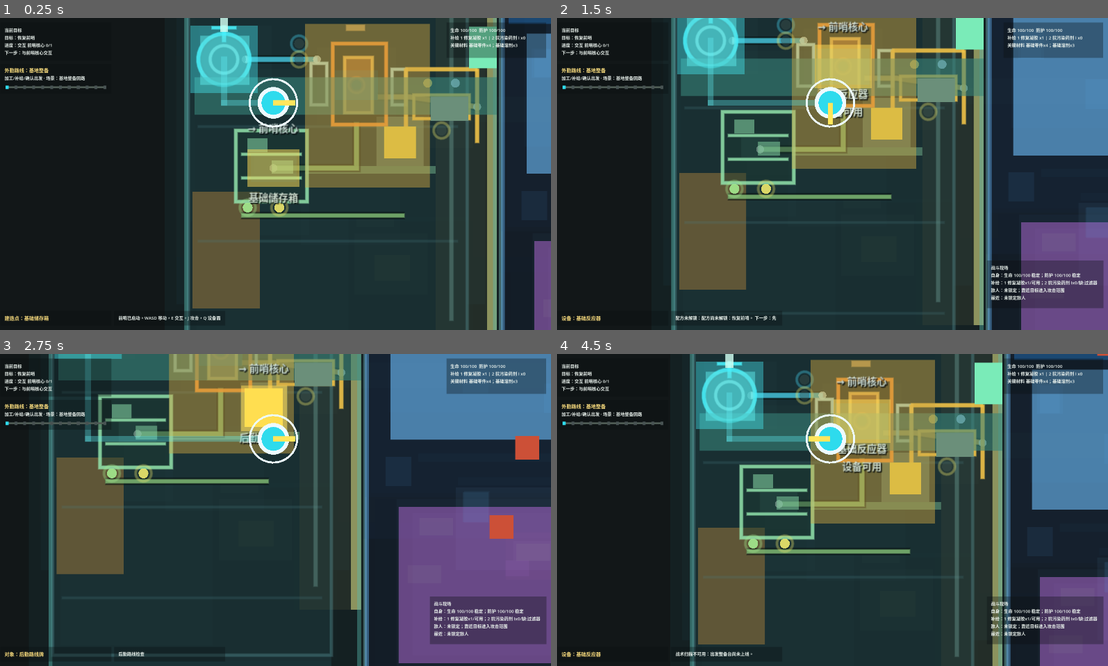
Above: before the commit, frames 1-4 (two rows, left to right).
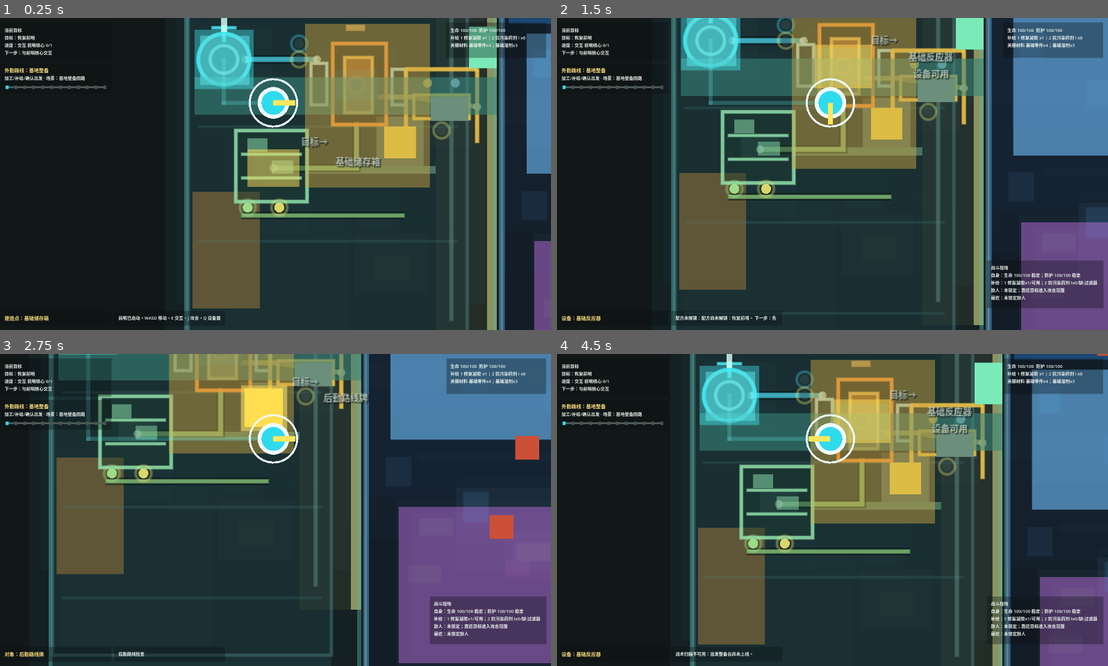
Above: after the commit, the same moments.

Repository: laugh0608/RadishCatalyst
Game: Godot game, scene res://scenes/boot/Boot.tscn
Same seed, same stepped clock (60 frames per second), same inputs: the game is played once before the commit and once after it.
Inputs (mouse positions are in pixels of both pictures, inside the frame that each line leads up to):
- Up to frame 1 (0.25 s): no input
- Up to frame 2 (1.5 s): tap Enter at 0.5 s; move the mouse to (953, 158) at 0.52 s; hold D (move_right) 0.53-1.28 s; tap J (attack) at 0.6 s; click (953, 158) at 0.67 s; tap E (interact) at 0.8, 1.35 s; move the mouse to (716, 189) at 1.27 s; hold S (move_down) from 1.28 s (still down)
- Up to frame 3 (2.75 s): tap J (attack) at 1.55, 2.1 s; move the mouse to (330, 441) at 2.02 s; release S (move_down) at 2.03 s; hold D (move_right) from 2.03 s (still down); tap E (interact) at 2.3 s
- Up to frame 4 (4.5 s): move the mouse to (804, 572) at 2.77 s; release D (move_right) at 2.78 s; hold W (move_up) 2.78-3.53 s; tap R (cycle_recipe) at 2.85 s; click (804, 572) at 2.92 s; tap J (attack) at 3.05 s; move the mouse to (997, 556) at 3.52 s; hold A (move_left) from 3.53 s (still down); tap E (interact) at 3.6 s; move the mouse to (661, 463) at 4.27 s; tap C (tactical_scan) at 4.35 s

The runs differ from the first frame. In frame 1, 1.4% of the frame differs, in the area x 34-70%, y 0-60%; in frame 2, 1.5%; in frame 3, 1.1%; in frame 4, 1.9%, in the area x 25-76%, y 0-39%.

Commit message:
feat: 收束目标与交互标记遮挡

Diff:
--- a/client/scripts/actors/prototype_enemy.gd
+++ b/client/scripts/actors/prototype_enemy.gd
@@ -13,6 +13,9 @@
 const TREATMENT_ENEMY_SIZE := Vector2(28.0, 22.0)
 const POLLUTED_ENEMY_SIZE := Vector2(30.0, 26.0)
 const ELITE_ENEMY_SIZE := Vector2(36.0, 34.0)
+const ENEMY_LABEL_FONT_SIZE := 9
+const ENEMY_FOCUS_LABEL_WIDTH := 120.0
+const ENEMY_FOCUS_LABEL_LINE_HEIGHT := 13.0
 
 var health: float = 20.0
 var max_health: float = 20.0
@@ -105,6 +108,8 @@
 func set_focus_visual(focused: bool) -> void:
 	if label != null:
 		label.visible = focused and visible and not defeated
+		if focused:
+			_layout_focus_label()
 	if focus_ring != null:
 		focus_ring.visible = focused and visible and not defeated
 		if sprite != null:
@@ -155,18 +160,11 @@
 func _update_label() -> void:
 	_ensure_visual_nodes()
 	if label != null:
-		var threat_label := readability_threat_label
-		if threat_label.is_empty():
-			threat_label = "威胁未知"
-		var pressure_label := readability_pressure_label
-		if pressure_label.is_empty():
-			pressure_label = "承压未知"
-		label.text = "%s\nHP %.0f / %.0f\n%s · %s\n%s" % [
+		_style_label()
+		label.text = "%s\nHP %.0f/%.0f · %s" % [
 			display_name,
 			health,
 			max_health,
-			threat_label,
-			pressure_label,
 			get_combat_status_label()
 		]
 
@@ -243,3 +241,23 @@
 	if focus_ring != null:
 		focus_ring.position = sprite.position - Vector2(7.0, 7.0)
 		focus_ring.size = sprite_size + Vector2(14.0, 14.0)
+
+
+func _style_label() -> void:
+	if label == null:
+		return
+	label.add_theme_font_size_override("font_size", ENEMY_LABEL_FONT_SIZE)
+	label.add_theme_color_override("font_color", Color(0.96, 0.9, 0.82, 0.78))
+	label.add_theme_color_override("font_shadow_color", Color(0.05, 0.02, 0.02, 0.58))
+	label.add_theme_constant_override("shadow_offset_x", 1)
+	label.add_theme_constant_override("shadow_offset_y", 1)
+
+
+func _layout_focus_label() -> void:
+	if label == null or sprite == null:
+		return
+	var line_count := maxi(label.text.split("\n").size(), 1)
+	label.offset_left = sprite.position.x + sprite.size.x + 8.0
+	label.offset_top = sprite.position.y - 2.0
+	label.offset_right = label.offset_left + ENEMY_FOCUS_LABEL_WIDTH
+	label.offset_bottom = label.offset_top + ENEMY_FOCUS_LABEL_LINE_HEIGHT * line_count
--- a/client/scripts/checks/demo_prototype_visual_pass_check.gd
+++ b/client/scripts/checks/demo_prototype_visual_pass_check.gd
@@ -83,9 +83,17 @@
 	layer.refresh_guidance(world, character)
 	_expect_guidance_target(layer, "OutpostCore", "前哨核心", "startup outpost core target guidance")
 	_expect_equal(layer.get_node_or_null("CurrentObjectiveTargetLabel") != null, true, "current target label exists")
+	_expect_equal(layer.is_target_name_label_visible(), false, "near current target hides scene text label")
+	map.player.position = target.position + Vector2(-180.0, 0.0)
+	layer.refresh_guidance(world, character)
+	_expect_equal(layer.is_target_name_label_visible(), true, "distant current target can show a short scene label")
+	_expect_equal(layer.get_target_name_label_text(), "前哨核心", "distant current target label omits redundant prefix")
+	map.player.position = storage.position
 	storage.set_focus_visual(true)
 	layer.refresh_guidance(world, character)
 	_expect_equal(layer.is_off_target_hint_visible(), true, "focused non-target object shows current objective hint")
+	var off_target_label := layer.get_node("CurrentObjectiveOffTargetLabel") as Label
+	_expect_equal(off_target_label.text, "目标→", "off-target hint uses a short scene chip")
 
 	target.set_restored_outpost_core_visual()
 	world.quest_state.complete_quest("quest.restore_outpost")
--- a/client/scripts/checks/first_hour_readability_check.gd
+++ b/client/scripts/checks/first_hour_readability_check.gd
@@ -574,6 +574,8 @@
 	map.update_current_interactable()
 	host._expect_equal(map.current_interactable, crystal, "first-hour nearest crystal becomes current interactable")
 	host._expect_equal(crystal.label.visible, true, "first-hour current crystal label is visible")
+	host._expect_equal(crystal.label.text.split("\n").size() <= 2, true, "first-hour current crystal label stays short")
+	host._expect_equal(crystal.label.offset_left > crystal.marker.position.x + crystal.marker.size.x, true, "first-hour current crystal label is placed beside the marker")
 	host._expect_equal(crystal.marker.scale, PrototypeInteractable.FOCUSED_MARKER_SCALE, "first-hour current crystal marker is enlarged")
 	host._expect_equal(crystal.focus_ring.visible, true, "first-hour current crystal shows focus ring")
 	host._expect_equal(crystal_east.label.visible, false, "first-hour nearby non-current crystal label remains hidden")
@@ -597,6 +599,8 @@
 	map.player.position = enemy.position
 	map.update_current_interactable()
 	host._expect_equal(enemy.label.visible, true, "first-hour nearest attack target label is visible")
+	host._expect_equal(enemy.label.text.split("\n").size() <= 2, true, "first-hour nearest attack target label stays short")
+	host._expect_equal(enemy.label.offset_left > enemy.sprite.position.x + enemy.sprite.size.x, true, "first-hour nearest attack target label is placed beside the marker")
 	host._expect_equal(enemy.sprite.scale, PrototypeEnemy.FOCUSED_SPRITE_SCALE, "first-hour nearest attack target is enlarged")
 	host._expect_equal(enemy.focus_ring.visible, true, "first-hour nearest attack target shows focus ring")
 	host._expect_equal(patrol.label.visible, false, "first-hour non-current enemy label remains hidden")
--- a/client/scripts/interaction/prototype_interactable.gd
+++ b/client/scripts/interaction/prototype_interactable.gd
@@ -73,7 +73,9 @@
 const FOCUSED_MARKER_MODULATE := Color(1.18, 1.18, 1.18, 1)
 const DEFAULT_MARKER_MODULATE := Color(1, 1, 1, 1)
 const FOCUSED_Z_INDEX := 20
-const INTERACTABLE_LABEL_FONT_SIZE := 10
+const INTERACTABLE_LABEL_FONT_SIZE := 9
+const FOCUS_LABEL_WIDTH := 118.0
+const FOCUS_LABEL_LINE_HEIGHT := 13.0
 
 @export var definition_id: String = ""
 @export var interaction_type: String = "inspect"
@@ -208,6 +210,8 @@
 func set_focus_visual(focused: bool) -> void:
 	if label != null:
 		label.visible = focused and visible and not label.text.strip_edges().is_empty()
+		if focused:
+			_layout_focus_label()
 	if focus_ring != null:
 		focus_ring.visible = focused and visible
 		if marker != null:
@@ -876,7 +880,17 @@
 
 func _style_label() -> void:
 	label.add_theme_font_size_override("font_size", INTERACTABLE_LABEL_FONT_SIZE)
-	label.add_theme_color_override("font_color", Color(0.9, 0.96, 0.9, 0.9))
-	label.add_theme_color_override("font_shadow_color", Color(0.02, 0.04, 0.04, 0.82))
+	label.add_theme_color_override("font_color", Color(0.9, 0.96, 0.9, 0.74))
+	label.add_theme_color_override("font_shadow_color", Color(0.02, 0.04, 0.04, 0.58))
 	label.add_theme_constant_override("shadow_offset_x", 1)
 	label.add_theme_constant_override("shadow_offset_y", 1)
+
+
+func _layout_focus_label() -> void:
+	if label == null or marker == null:
+		return
+	var line_count := maxi(label.text.split("\n").size(), 1)
+	label.offset_left = marker.position.x + marker.size.x + 8.0
+	label.offset_top = marker.position.y - 2.0
+	label.offset_right = label.offset_left + FOCUS_LABEL_WIDTH
+	label.offset_bottom = label.offset_top + FOCUS_LABEL_LINE_HEIGHT * line_count
--- a/client/scripts/map/current_objective_guidance_layer.gd
+++ b/client/scripts/map/current_objective_guidance_layer.gd
@@ -11,8 +11,9 @@
 const OFF_TARGET_LABEL_NAME := "CurrentObjectiveOffTargetLabel"
 const TARGET_COLOR := Color(0.28, 0.96, 1.0, 0.38)
 const TARGET_PIN_COLOR := Color(0.82, 1.0, 0.95, 0.82)
-const ROUTE_COLOR := Color(0.38, 0.94, 0.96, 0.34)
-const GUIDANCE_LABEL_FONT_SIZE := 10
+const ROUTE_COLOR := Color(0.38, 0.94, 0.96, 0.24)
+const GUIDANCE_LABEL_FONT_SIZE := 9
+const TARGET_LABEL_MIN_DISTANCE := 116.0
 const OUTPOST_CORE_TARGET := {"path": "Interactables/OutpostCore", "label": "前哨核心"}
 const BASIC_STORAGE_TARGET := {"path": "Interactables/BasicStorageBuildSite", "label": "基础储存箱"}
 const BASIC_REACTOR_TARGET := {"path": "Interactables/BasicReactor", "label": "基础反应器"}
@@ -82,6 +83,18 @@
 	return off_target_label != null and off_target_label.visible
 
 
+func is_target_name_label_visible() -> bool:
+	_ensure_visual_nodes()
+	return target_label != null and target_label.visible
+
+
+func get_target_name_label_text() -> String:
+	_ensure_visual_nodes()
+	if target_label == null:
+		return ""
+	return target_label.text
+
+
 func get_current_target_node() -> PrototypeInteractable:
 	return current_target
 
@@ -116,8 +129,8 @@
 	label.text = text
 	label.horizontal_alignment = HORIZONTAL_ALIGNMENT_CENTER
 	label.add_theme_font_size_override("font_size", GUIDANCE_LABEL_FONT_SIZE)
-	label.add_theme_color_override("font_color", Color(0.88, 0.96, 0.94, 0.86))
-	label.add_theme_color_override("font_shadow_color", Color(0.02, 0.04, 0.045, 0.8))
+	label.add_theme_color_override("font_color", Color(0.88, 0.96, 0.94, 0.66))
+	label.add_theme_color_override("font_shadow_color", Color(0.02, 0.04, 0.045, 0.56))
 	label.add_theme_constant_override("shadow_offset_x", 1)
 	label.add_theme_constant_override("shadow_offset_y", 1)
 	label.visible = false
@@ -134,10 +147,11 @@
 
 
 func _position_target_visuals(target: PrototypeInteractable) -> void:
-	_set_rect(target_halo, target.position + Vector2(-34.0, -34.0), Vector2(68.0, 68.0))
-	_set_rect(target_pin, target.position + Vector2(-4.0, -48.0), Vector2(8.0, 20.0))
-	target_label.text = "目标：%s" % current_target_label_text
-	_set_label_rect(target_label, target.position + Vector2(-58.0, -70.0), Vector2(116.0, 18.0))
+	_set_rect(target_halo, target.position + Vector2(-30.0, -30.0), Vector2(60.0, 60.0))
+	_set_rect(target_pin, target.position + Vector2(-3.0, -44.0), Vector2(6.0, 16.0))
+	target_label.text = current_target_label_text
+	_set_label_rect(target_label, target.position + Vector2(18.0, -58.0), Vector2(92.0, 16.0))
+	target_label.visible = _should_show_target_name_label(target)
 
 
 func _position_route_visuals(target: PrototypeInteractable) -> void:
@@ -149,8 +163,8 @@
 	var start := player.position
 	var end := target.position
 	var corner := Vector2(end.x, start.y)
-	_set_rect_between(route_horizontal, start, corner, 6.0)
-	_set_rect_between(route_vertical, corner, end, 6.0)
+	_set_rect_between(route_horizontal, start, corner, 4.0)
+	_set_rect_between(route_vertical, corner, end, 4.0)
 
 
 func _refresh_off_target_hint(target: PrototypeInteractable) -> void:
@@ -158,8 +172,8 @@
 	if focused == null:
 		off_target_label.visible = false
 		return
-	off_target_label.text = "→ %s" % current_target_label_text
-	_set_label_rect(off_target_label, focused.position + Vector2(-46.0, -48.0), Vector2(92.0, 18.0))
+	off_target_label.text = "目标→"
+	_set_label_rect(off_target_label, focused.position + Vector2(18.0, -34.0), Vector2(48.0, 16.0))
 	off_target_label.visible = true
 
 
@@ -320,6 +334,13 @@
 	return true
 
 
+func _should_show_target_name_label(target: PrototypeInteractable) -> bool:
+	var player := _get_player()
+	if player == null:
+		return true
+	return player.position.distance_to(target.position) > TARGET_LABEL_MIN_DISTANCE
+
+
 func _is_interactable_focused(interactable: PrototypeInteractable) -> bool:
 	var focus_ring := interactable.get_node_or_null("FocusRing") as ColorRect
 	return focus_ring != null and focus_ring.visible
Not shown, changed: docs/devlogs/2026-W25.md
